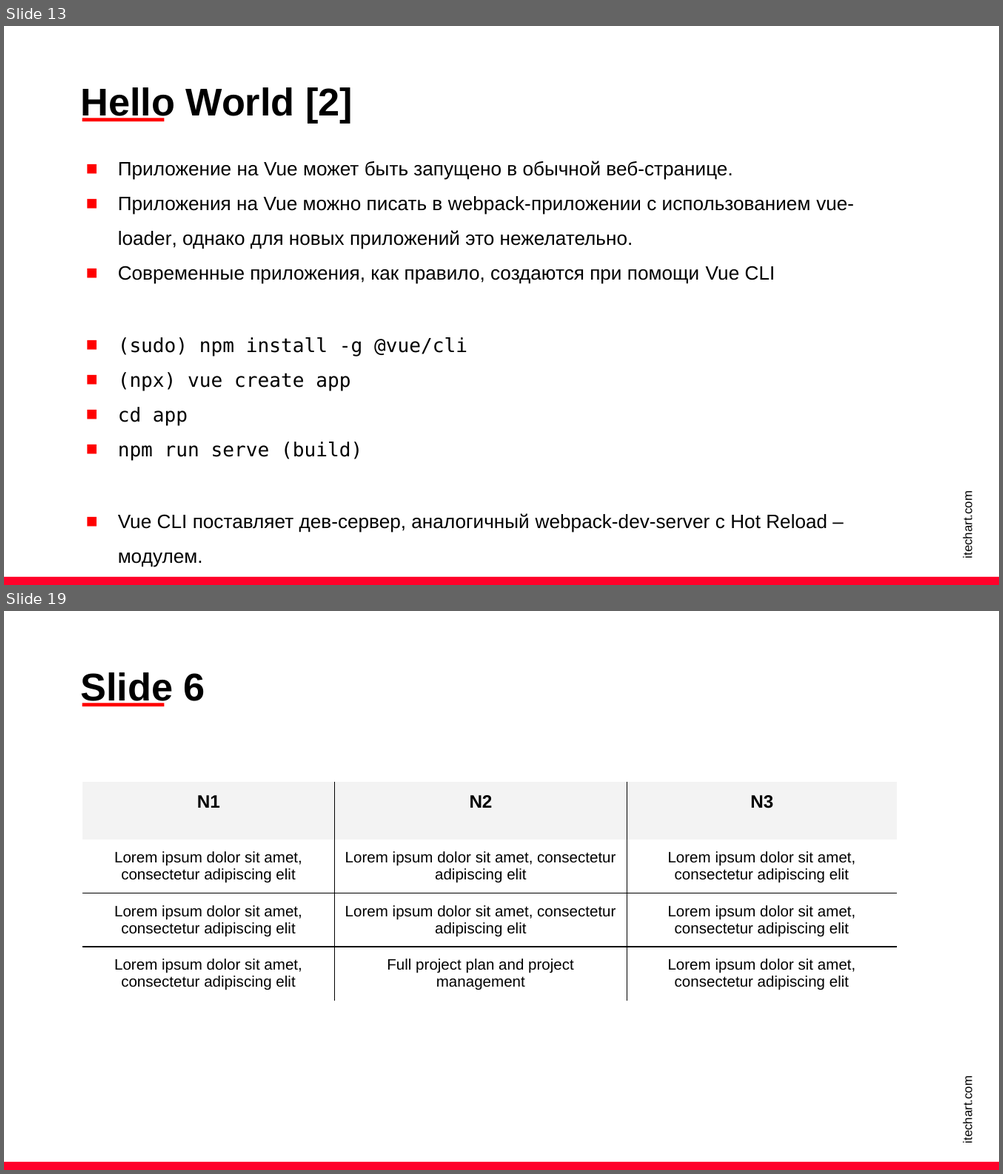
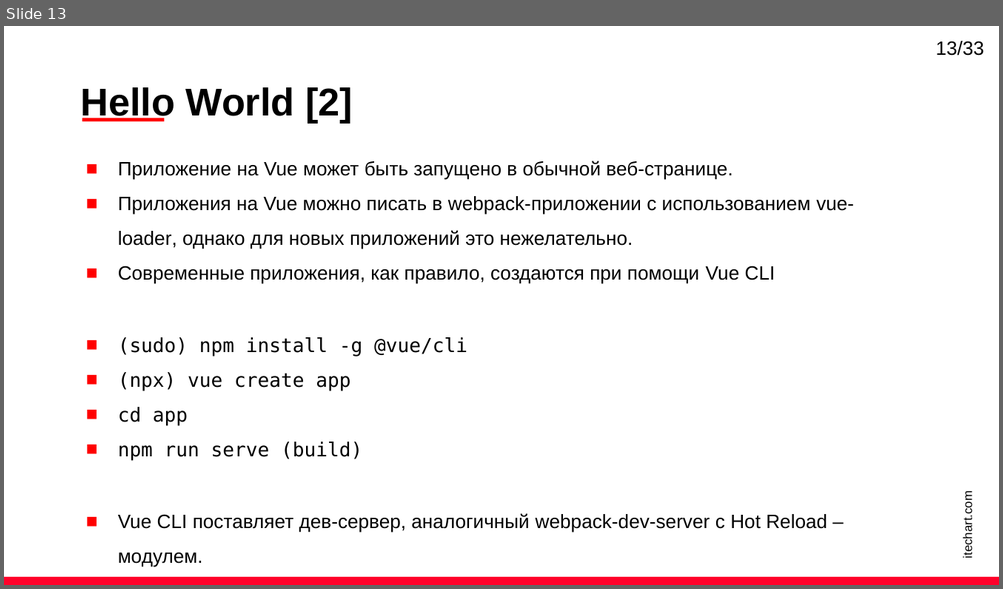
Before and after one commit to latushkin-itechart/vue-workshop, a slide deck: L1/L1.pptx. Shown one above the other, each under a label of ours: slides 13 and 19 before the commit, slide 13 after it; the slides between them are not shown. The pictures are 1003x1174 and 1003x589 pixels, drawn with LibreOffice and Linux fonts; fonts in the diff are those of the drawing. Boxes give left, top, right and bottom in pixels: in the first picture for what was removed or moved away, otherwise in the second. Text is boxed around its words. In the diff, an @@ line names an element or a change of style, - is before the commit and + after.

```diff
--- a/L1/L1.pptx
+++ b/L1/L1.pptx
@@ slide 19 removed at [4,611,999,1170], background #FFFFFF @@
@@ text removed at [81,672,205,706] @@
-Slide 6
@@ rectangle removed at [82,703,164,707] @@
@@ table removed at [82,782,897,1009], 4 rows, 3 columns @@
-N1 | N2 | N3
-Lorem ipsum dolor sit amet, consectetur adipiscing elit | Lorem ipsum dolor sit amet, consectetur adipiscing elit | Lorem ipsum dolor sit amet, consectetur adipiscing elit
-Lorem ipsum dolor sit amet, consectetur adipiscing elit | Lorem ipsum dolor sit amet, consectetur adipiscing elit | Lorem ipsum dolor sit amet, consectetur adipiscing elit
-Lorem ipsum dolor sit amet, consectetur adipiscing elit | Full project plan and project management | Lorem ipsum dolor sit amet, consectetur adipiscing elit
@@ text removed at [960,1083,974,1141] @@
-itechart.com
@@ rectangle removed at [4,1162,999,1170] @@
@@ slide 13 changed as well @@
@@ text added at [936,41,984,56], 14 pt, text #000000 @@
+13/33
```
Also in this commit, not shown: 10 other slides changed, 20 slides added, 9 other slides removed, 38 other files.
